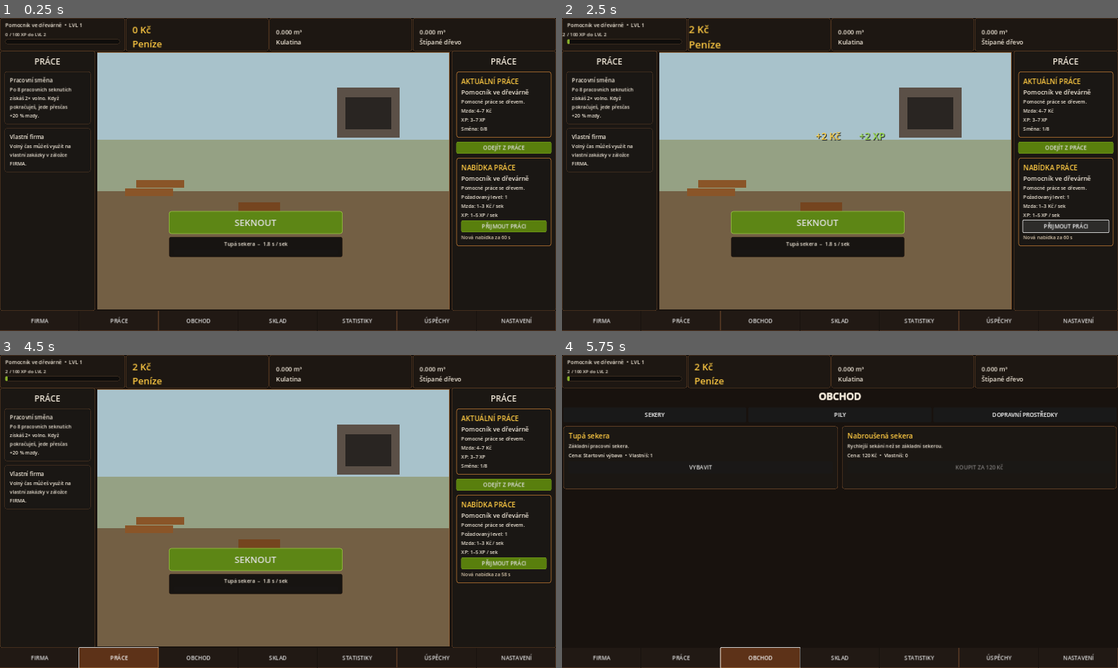
Above: before the commit, frames 1-4 (two rows, left to right).
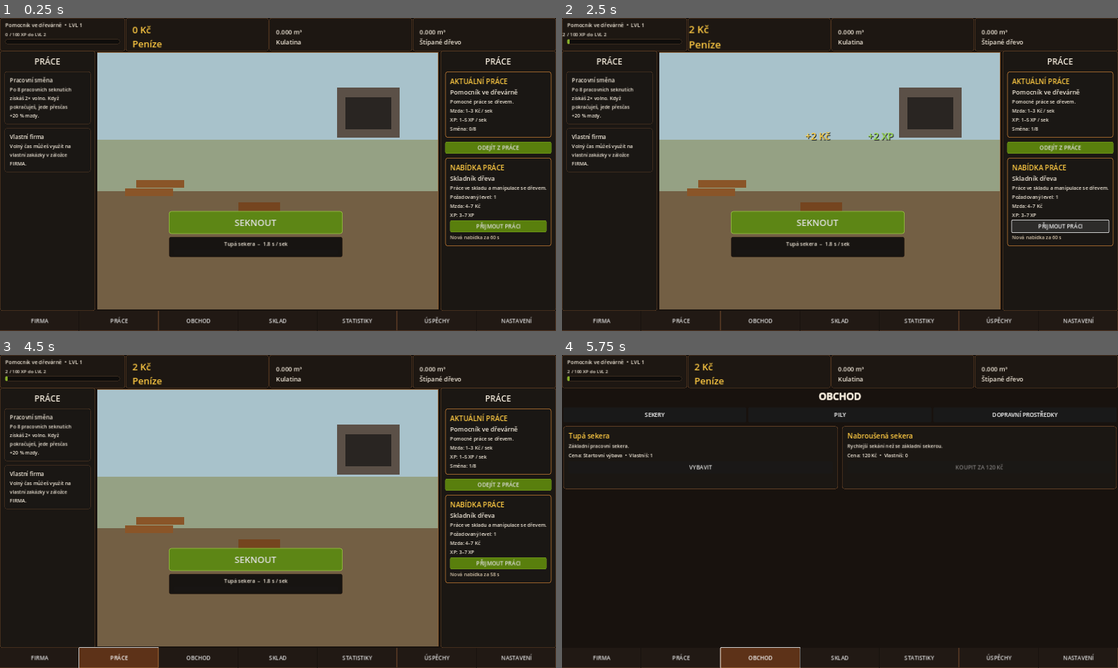
Above: after the commit, the same moments.

Repository: welewan-code/Lumberjack-John
Game: Godot game, scene res://Main.tscn
Same seed, same stepped clock (60 frames per second), same inputs: the game is played once before the commit and once after it.
Inputs:
- Up to frame 1 (0.25 s): no input
- Up to frame 2 (2.5 s): click "SEKNOUT" at 0.5 s; click "PŘIJMOUT PRÁCI" at 1.25 s; click "PŘIJMOUT PRÁCI" at 2 s
- Up to frame 3 (4.5 s): click "ODEJÍT Z PRÁCE" at 2.75 s; click "FIRMA" at 3.5 s; click "PRÁCE" at 4.25 s
- Up to frame 4 (5.75 s): click "OBCHOD" at 5 s

The runs differ from the first frame. In frame 1, 3.6% of the frame differs, in the area x 78-99%, y 10-94%; in frame 2, 3.8%, in the area x 43-99%, y 10-94%; in frame 3, 3.6%; in frame 4, nothing differs.

Commit message:
Fix current job panel and 10-action overtime cycle

Diff:
--- a/work_rewards.gd
+++ b/work_rewards.gd
@@ -32,10 +32,13 @@
 		return
 
 	var button = main.get("chop_button")
-	if button is Button and button != watched_button:
-		watched_button = button as Button
-		if not watched_button.pressed.is_connected(_on_work_pressed):
-			watched_button.pressed.connect(_on_work_pressed)
+	if button is Button and is_instance_valid(button):
+		if button != watched_button:
+			watched_button = button as Button
+			if not watched_button.pressed.is_connected(_on_work_pressed):
+				watched_button.pressed.connect(_on_work_pressed)
+	else:
+		watched_button = null
 
 	_find_accept_button(main)
 	_ensure_offer(main)
@@ -68,18 +71,25 @@
 			if not JOBS.has(job_id):
 				job_id = "helper"
 			var job: Dictionary = JOBS[job_id]
-			var pay: int = randi_range(int(job["pay_min"]), int(job["pay_max"]))
+
+			# 10-action cycle: 1-8 normal shift, 9-10 overtime at exactly +20% pay.
+			var cycle_pos: int = int(state.get("work_clicks", 0)) % 10
+			var action_number: int = cycle_pos + 1
+			var is_overtime: bool = action_number >= 9
+			var base_pay: int = randi_range(int(job["pay_min"]), int(job["pay_max"]))
+			var pay: float = float(base_pay) * (1.2 if is_overtime else 1.0)
 			var xp_gain: int = randi_range(int(job["xp_min"]), int(job["xp_max"]))
+
 			state["money"] = float(state.get("money", 0.0)) + pay
 			state["xp"] = int(state.get("xp", 0)) + xp_gain
-			state["work_clicks"] = int(state.get("work_clicks", 0)) + 1
+			state["work_clicks"] = 0 if action_number >= 10 else action_number
 			state["level"] = level_from_xp(int(state["xp"]))
 			main.set("state", state)
 			main.call("update_hud")
 			main.call("save_game")
 			_refresh_xp_bar(main)
 			_refresh_work_ui(main)
-			_spawn_reward_feedback(main, pay, xp_gain)
+			_spawn_reward_feedback(main, pay, xp_gain, is_overtime)
 	reward_pending = false
 
 func _ensure_axe_overlay(main: Node) -> void:
@@ -113,7 +123,7 @@
 
 	if axe_equipped_id != equipped:
 		axe_equipped_id = equipped
-		var tool_path := "res://assets/tools/wooden_axe.png"
+		var tool_path: String = "res://assets/tools/wooden_axe.png"
 		if equipped == "sharpened":
 			tool_path = "res://assets/tools/sharpened_axe.png"
 		if ResourceLoader.exists(tool_path):
@@ -196,14 +206,17 @@
 					return texture_rect
 	return null
 
-func _spawn_reward_feedback(main: Node, pay: int, xp_gain: int) -> void:
+func _spawn_reward_feedback(main: Node, pay: float, xp_gain: int, is_overtime: bool) -> void:
 	if not (main is Control):
 		return
 	var root := main as Control
 	var viewport_size: Vector2 = root.get_viewport().get_visible_rect().size
 	var base_pos := Vector2(viewport_size.x * 0.50, viewport_size.y * 0.37)
-	_spawn_float_label(root, "+%d Kč" % pay, base_pos + Vector2(-70, 0), Color("#ffd24a"))
-	_spawn_float_label(root, "+%d XP" % xp_gain, base_pos + Vector2(55, 0), Color("#9ddf52"))
+	var pay_text: String = "+%.1f Kč" % pay if not is_equal_approx(pay, round(pay)) else "+%d Kč" % int(round(pay))
+	if is_overtime:
+		pay_text += "  PŘESČAS +20 %"
+	_spawn_float_label(root, pay_text, base_pos + Vector2(-100, 0), Color("#ffd24a"))
+	_spawn_float_label(root, "+%d XP" % xp_gain, base_pos + Vector2(80, 0), Color("#9ddf52"))
 	_pulse_label(main.get("money_label"))
 	_pulse_label(main.get("xp_label"))
 
@@ -262,14 +275,17 @@
 	offer_time_left = OFFER_DURATION
 
 func _find_accept_button(root: Node) -> void:
-	for node in _all_nodes(root):
+	watched_accept = null
+	var offer_root := _panel_root_from_heading(root, "NABÍDKA PRÁCE")
+	if offer_root == null:
+		return
+	for node in _all_nodes(offer_root):
 		if node is Button:
 			var b := node as Button
 			if b.text == "PŘIJMOUT PRÁCI" or b.text.begins_with("LVL ") or b.text == "NEJVYŠŠÍ POZICE":
-				if b != watched_accept:
-					watched_accept = b
-					if not b.pressed.is_connected(_accept_offer):
-						b.pressed.connect(_accept_offer)
+				watched_accept = b
+				if not b.pressed.is_connected(_accept_offer):
+					b.pressed.connect(_accept_offer)
 				return
 
 func _accept_offer() -> void:
@@ -354,75 +370,83 @@
 	var level: int = level_from_xp(int(state.get("xp", 0)))
 	state["level"] = level
 	main.set("state", state)
+
 	var role = main.get("role_label")
 	if role is Label:
 		(role as Label).text = "%s  •  LVL %d" % [str(job["name"]), level]
-	var labels: Array[Label] = []
-	for node in _all_nodes(main):
-		if node is Label:
-			labels.append(node as Label)
-	var current_name_done := false
-	var current_desc_done := false
-	var current_pay_done := false
-	var current_xp_done := false
-	var shift_done := false
-	for label in labels:
-		if label.text in ["Pomocník ve dřevárně", "Skladník dřeva", "Obsluha pily", "Dřevorubec", "Řidič"] and not current_name_done:
-			label.text = str(job["name"])
-			current_name_done = true
-		elif _is_job_desc(label.text) and not current_desc_done:
-			label.text = str(job["desc"])
-			current_desc_done = true
-		elif label.text.begins_with("Mzda:") and not current_pay_done:
-			label.text = "Mzda: %d–%d Kč / sek" % [int(job["pay_min"]), int(job["pay_max"])]
-			current_pay_done = true
-		elif label.text.begins_with("XP:") and not current_xp_done:
-			label.text = "XP: %d–%d XP / sek" % [int(job["xp_min"]), int(job["xp_max"])]
-			current_xp_done = true
-		elif label.text.begins_with("Směna:") and not shift_done:
-			label.text = "Směna: %d/8" % int(state.get("work_clicks", 0))
-			shift_done = true
+
+	# Update CURRENT JOB only inside the AKTUÁLNÍ PRÁCE panel.
+	var current_root := _panel_root_from_heading(main, "AKTUÁLNÍ PRÁCE")
+	if current_root != null:
+		var current_labels := _labels_in(current_root)
+		_set_first_job_name(current_labels, str(job["name"]))
+		_set_first_job_desc(current_labels, str(job["desc"]))
+		_set_first_prefix(current_labels, "Mzda:", "Mzda: %d–%d Kč / sek" % [int(job["pay_min"]), int(job["pay_max"])])
+		_set_first_prefix(current_labels, "XP:", "XP: %d–%d XP / sek" % [int(job["xp_min"]), int(job["xp_max"])])
+		var cycle_pos: int = int(state.get("work_clicks", 0)) % 10
+		var shift_text: String = "Směna: %d/8" % mini(cycle_pos, 8)
+		if cycle_pos == 8:
+			shift_text = "Přesčas: 0/2  •  další 2 seky +20 %"
+		elif cycle_pos == 9:
+			shift_text = "Přesčas: 1/2  •  mzda +20 %"
+		_set_first_prefix(current_labels, "Směna:", shift_text)
+		_set_first_prefix(current_labels, "Přesčas:", shift_text)
+
+	# Update OFFER only inside the NABÍDKA PRÁCE panel. It can no longer overwrite current job data.
 	if offer_job_id != "" and JOBS.has(offer_job_id):
 		var offer: Dictionary = JOBS[offer_job_id]
-		var offer_name_done := false
-		var offer_desc_done := false
-		var req_done := false
-		var pay_seen := 0
-		var xp_seen := 0
-		for label in labels:
-			if label.text in ["Pomocník ve dřevárně", "Skladník dřeva", "Obsluha pily", "Dřevorubec", "Řidič"] and not offer_name_done and label.text != str(job["name"]):
-				label.text = str(offer["name"])
-				offer_name_done = true
-			elif _is_job_desc(label.text) and label.text != str(job["desc"]) and not offer_desc_done:
-				label.text = str(offer["desc"])
-				offer_desc_done = true
-			elif label.text.begins_with("Požadovaný level:") and not req_done:
-				label.text = "Požadovaný level: %d" % int(offer["level"])
-				req_done = true
-			elif label.text.begins_with("Mzda:"):
-				pay_seen += 1
-				if pay_seen >= 2:
-					label.text = "Mzda: %d–%d Kč" % [int(offer["pay_min"]), int(offer["pay_max"])]
-			elif label.text.begins_with("XP:"):
-				xp_seen += 1
-				if xp_seen >= 2:
-					label.text = "XP: %d–%d XP" % [int(offer["xp_min"]), int(offer["xp_max"])]
+		var offer_root := _panel_root_from_heading(main, "NABÍDKA PRÁCE")
+		if offer_root != null:
+			var offer_labels := _labels_in(offer_root)
+			_set_first_job_name(offer_labels, str(offer["name"]))
+			_set_first_job_desc(offer_labels, str(offer["desc"]))
+			_set_first_prefix(offer_labels, "Požadovaný level:", "Požadovaný level: %d" % int(offer["level"]))
+			_set_first_prefix(offer_labels, "Mzda:", "Mzda: %d–%d Kč" % [int(offer["pay_min"]), int(offer["pay_max"])])
+			_set_first_prefix(offer_labels, "XP:", "XP: %d–%d XP" % [int(offer["xp_min"]), int(offer["xp_max"])])
 		_update_offer_timer_label(main)
-		if watched_accept != null:
+		if watched_accept != null and is_instance_valid(watched_accept):
 			watched_accept.disabled = level < int(offer["level"])
 			watched_accept.text = "PŘIJMOUT PRÁCI" if not watched_accept.disabled else "LVL %d POTŘEBA" % int(offer["level"])
 
+func _panel_root_from_heading(root: Node, heading: String) -> Node:
+	for node in _all_nodes(root):
+		if node is Label and (node as Label).text == heading:
+			return node.get_parent()
+	return null
+
+func _labels_in(root: Node) -> Array[Label]:
+	var result: Array[Label] = []
+	for node in _all_nodes(root):
+		if node is Label:
+			result.append(node as Label)
+	return result
+
+func _set_first_job_name(labels: Array[Label], value: String) -> void:
+	for label in labels:
+		if label.text in ["Pomocník ve dřevárně", "Skladník dřeva", "Obsluha pily", "Dřevorubec", "Řidič"]:
+			label.text = value
+			return
+
+func _set_first_job_desc(labels: Array[Label], value: String) -> void:
+	for label in labels:
+		if _is_job_desc(label.text):
+			label.text = value
+			return
+
+func _set_first_prefix(labels: Array[Label], prefix: String, value: String) -> void:
+	for label in labels:
+		if label.text.begins_with(prefix):
+			label.text = value
+			return
+
 func _update_offer_timer_label(main: Node) -> void:
 	if offer_timer_label == null or not is_instance_valid(offer_timer_label):
-		for node in _all_nodes(main):
-			if node is Label and (node as Label).text == "NABÍDKA PRÁCE":
-				var parent := node.get_parent()
-				if parent != null:
-					offer_timer_label = Label.new()
-					offer_timer_label.add_theme_font_size_override("font_size", 14)
-					offer_timer_label.add_theme_color_override("font_color", Color("#d6c4aa"))
-					parent.add_child(offer_timer_label)
-				break
+		var offer_root := _panel_root_from_heading(main, "NABÍDKA PRÁCE")
+		if offer_root != null:
+			offer_timer_label = Label.new()
+			offer_timer_label.add_theme_font_size_override("font_size", 14)
+			offer_timer_label.add_theme_color_override("font_color", Color("#d6c4aa"))
+			offer_root.add_child(offer_timer_label)
 	if offer_timer_label != null and is_instance_valid(offer_timer_label):
 		offer_timer_label.text = "Nová nabídka za %d s" % maxi(0, int(ceil(offer_time_left)))
 
